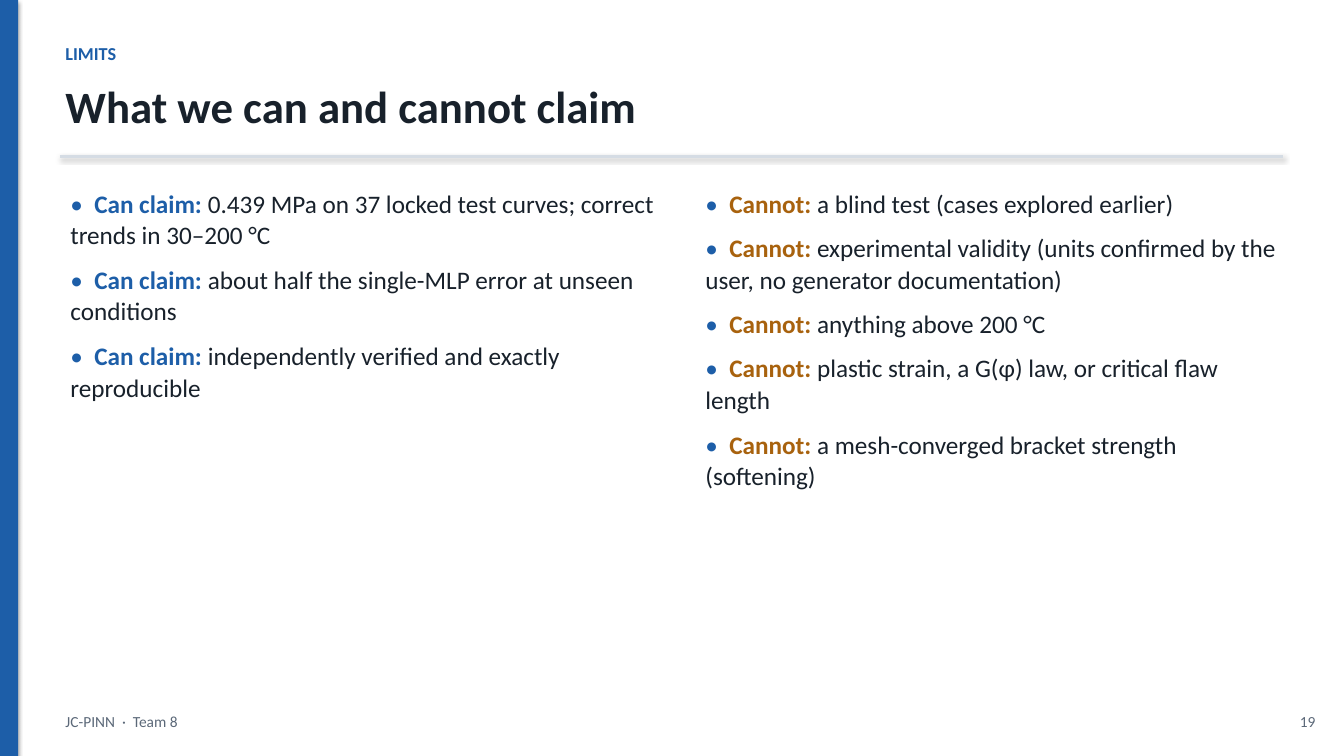
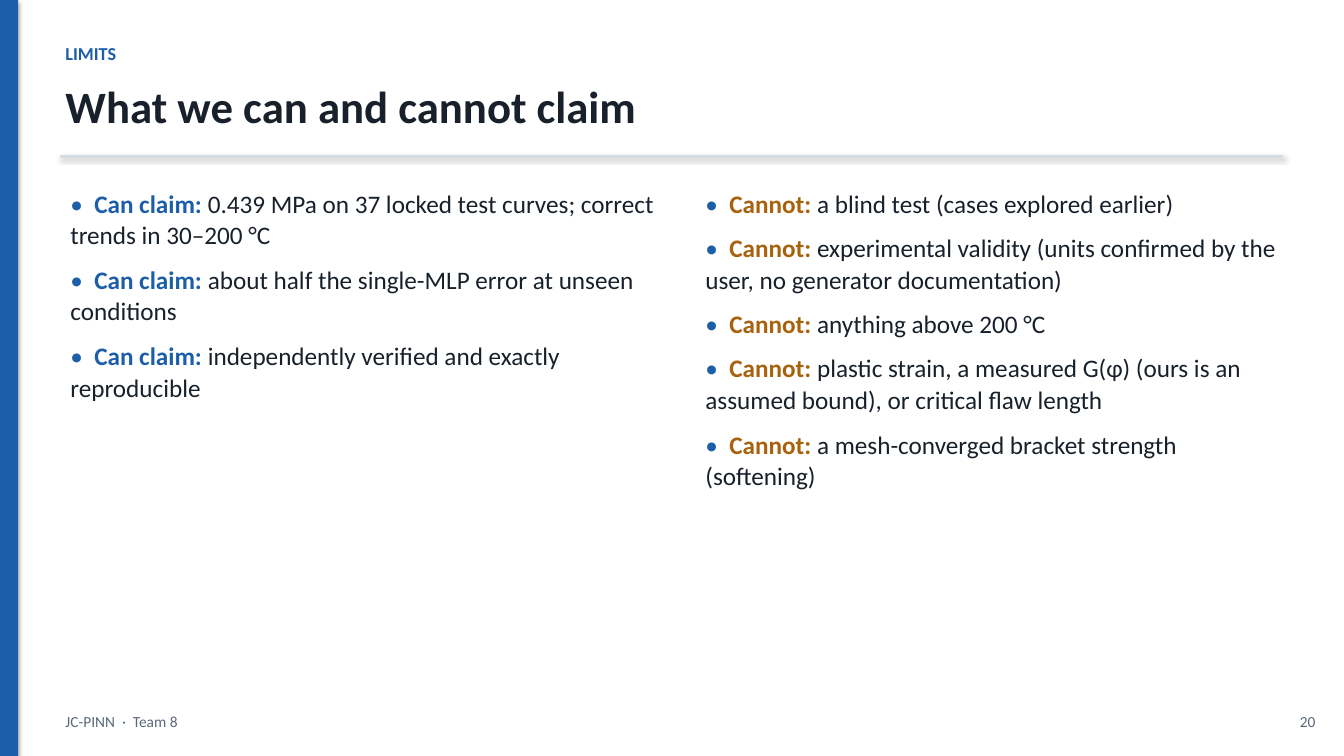
Before and after one commit to SaravananRamar06/MMM-ML, a slide deck: slide 20 of presentation/JC-PINN.pptx (slide 19 before the commit). Drawn at 1344x756 pixels with LibreOffice and Linux fonts; fonts in the diff are those of the drawing. Boxes give left, top, right and bottom in pixels: in the first picture for what was removed or moved away, otherwise in the second. Text is boxed around its words. In the diff, an @@ line names an element or a change of style, - is before the commit and + after.

```diff
--- a/presentation/JC-PINN.pptx
+++ b/presentation/JC-PINN.pptx
@@ text at box(705, 359, 1240, 414): text changed @@
-• Cannot: plastic strain, a G(φ) law, or critical flaw length
+• Cannot: plastic strain, a measured G(φ) (ours is an assumed bound), or critical flaw length
@@ text at box(1300, 717, 1316, 727): text changed @@
-19
+20
```
Also in this commit, not shown: 3 other slides changed, 1 slide added, 3 other files.
